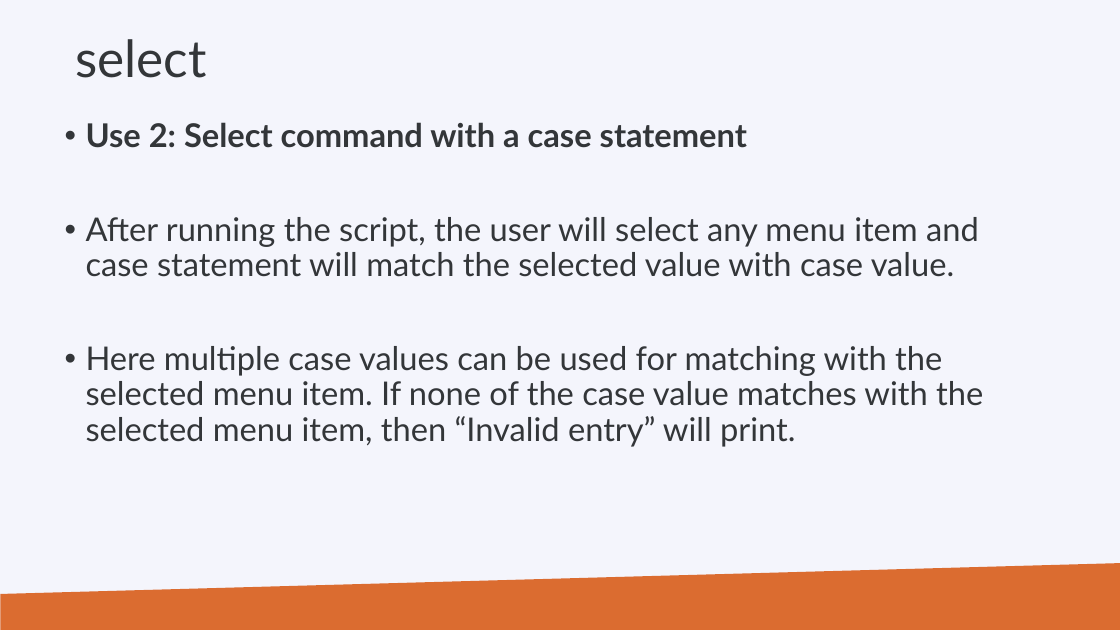
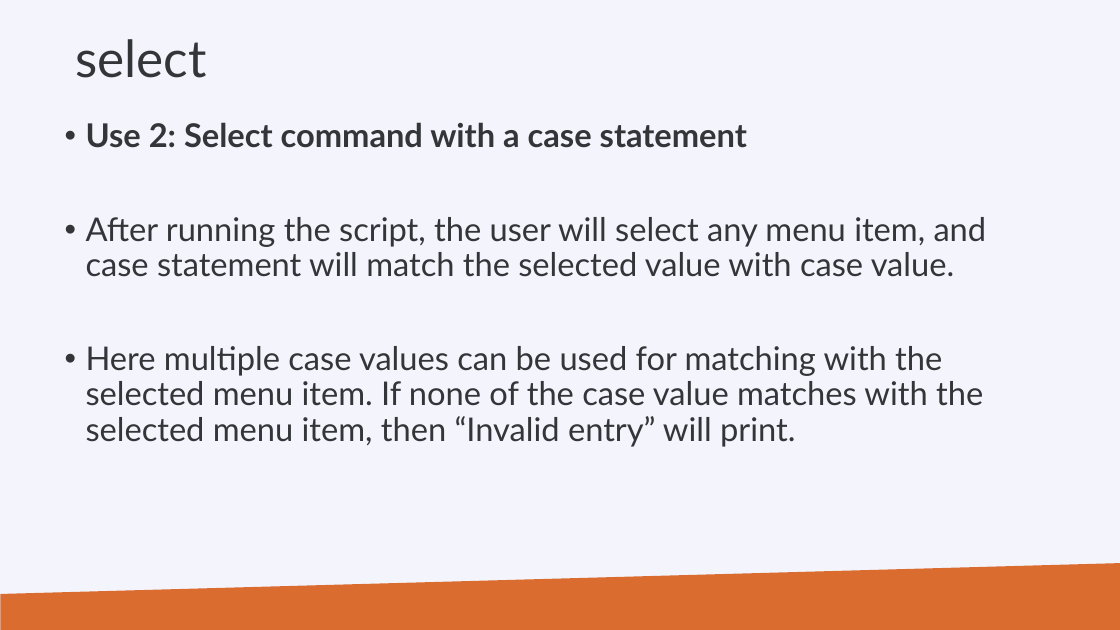
Before and after one commit to hpcleuven/Linux-scripting, a slide deck: slide 113 of Linux-scripting.pptx. Drawn at 1120x630 pixels with LibreOffice and Linux fonts; fonts in the diff are those of the drawing; background and template pictures are left out. Boxes give left, top, right and bottom in pixels: in the first picture for what was removed or moved away, otherwise in the second. Text is boxed around its words. In the diff, an @@ line names an element or a change of style, - is before the commit and + after.

```diff
--- a/Linux-scripting.pptx
+++ b/Linux-scripting.pptx
@@ text at (86, 217, 987, 277): text changed @@
-• After running the script, the user will select any menu item and case statement will match the selected value with case value.
+• After running the script, the user will select any menu item, and case statement will match the selected value with case value.
```
Also in this commit, not shown: 18 other slides changed, 1 other file.
